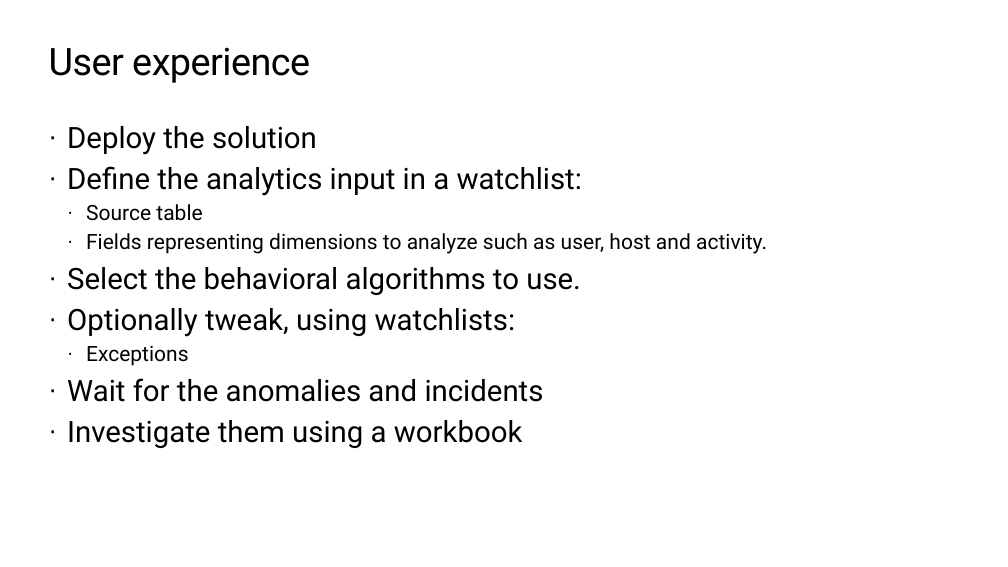
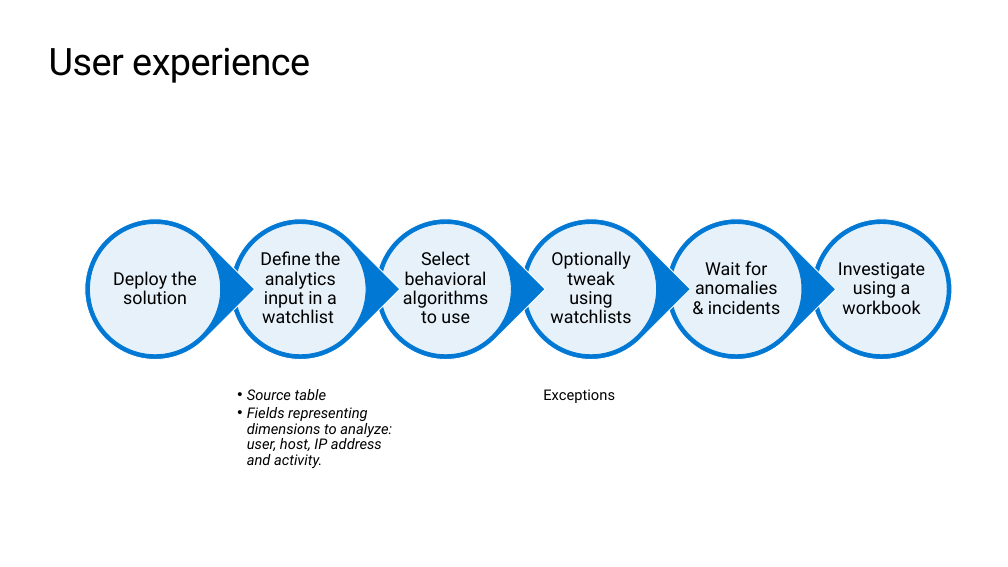
Before and after one commit to oshezaf/Sentinel-Custom-Analytics, a slide deck: slide 5 of presentation/Sentinel Custom analytics.pptx (slide 4 before the commit). Drawn at 1008x567 pixels with LibreOffice and Linux fonts; fonts in the diff are those of the drawing; background and template pictures are left out. Boxes give left, top, right and bottom in pixels: in the first picture for what was removed or moved away, otherwise in the second. Text is boxed around its words. In the diff, an @@ line names an element or a change of style, - is before the commit and + after.

```diff
--- a/presentation/Sentinel Custom analytics.pptx
+++ b/presentation/Sentinel Custom analytics.pptx
@@ text removed at [67,126,767,448] @@
-· Deploy the solution
-· Define the analytics input in a watchlist:
-  · Source table
-  · Fields representing dimensions to analyze such as user, host and activity.
-· Select the behavioral algorithms to use.
-· Optionally tweak, using watchlists:
-  · Exceptions
-· Wait for the anomalies and incidents
-· Investigate them using a workbook
@@ group added at [56,189,952,388]: 7 ellipses, 6 texts, 5 teardrops @@
+Investigate using a workbook
+Wait for anomalies & incidents
+Optionally tweak using watchlists
+Select behavioral algorithms to use
+Define the analytics input in a watchlist
+Deploy the solution
@@ text added at [247,389,392,468], 14 pt, text #000000, italic @@
+  • Source table
+  • Fields representing dimensions to analyze: user, host, IP address and activity.
@@ text added at [543,389,615,403], 14 pt, text #000000 @@
+  Exceptions
```
Also in this commit, not shown: 2 other slides changed, 4 slides added, 1 slide removed.
